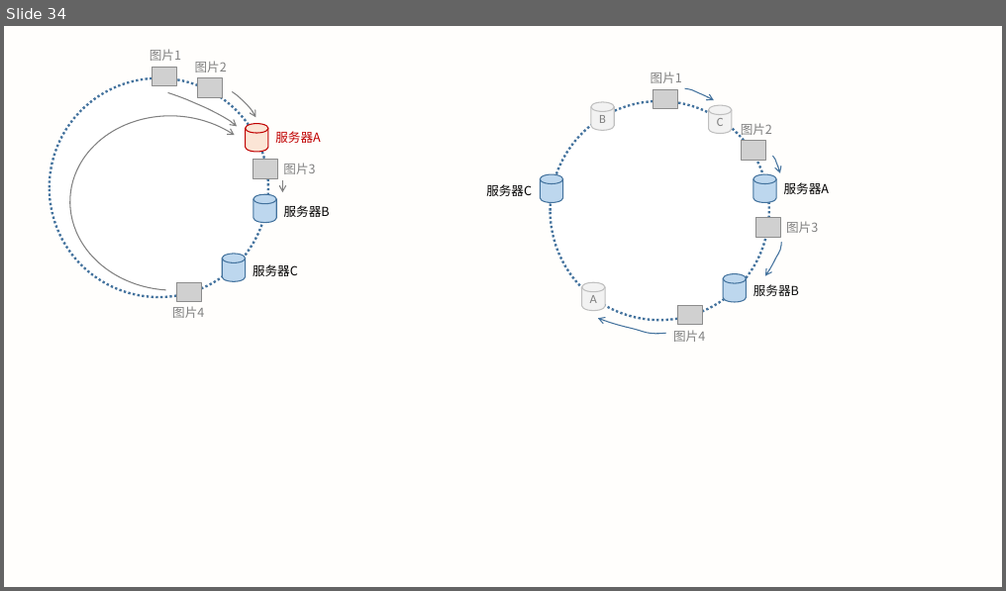
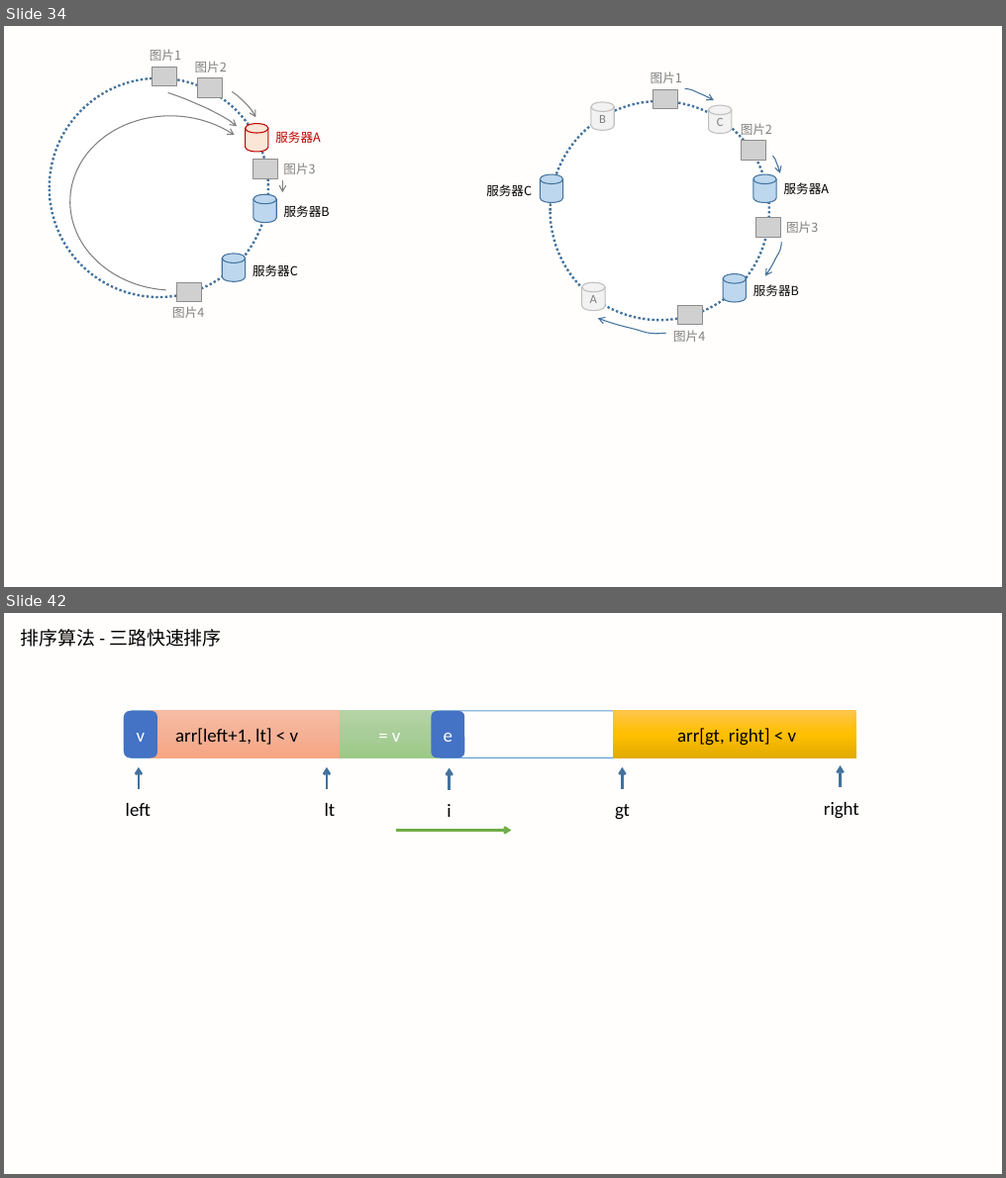
Before and after one commit to LXMAJS/Documents, a slide deck: ForceTree/数据结构和算法/数据结构与算法之美/Images/数据结构与算法之美_笔记配图.pptx. Shown one above the other, each under a label of ours: slide 34 before the commit, slides 34 and 42 after it; the slides between them are not shown. The pictures are 1006x591 and 1006x1178 pixels, drawn with LibreOffice and Linux fonts; fonts in the diff are those of the drawing; grey boxes stand for pictures. Boxes give left, top, right and bottom in pixels: in the first picture for what was removed or moved away, otherwise in the second. Text is boxed around its words. In the diff, an @@ line names an element or a change of style, - is before the commit and + after.

Commit message:
[feature] 算法复习-排序算法

```diff
--- a/ForceTree/数据结构和算法/数据结构与算法之美/Images/数据结构与算法之美_笔记配图.pptx
+++ b/ForceTree/数据结构和算法/数据结构与算法之美/Images/数据结构与算法之美_笔记配图.pptx
@@ slide 42 added at bbox=[4, 613, 1002, 1174], background #FFF2CC at 4% opacity @@
@@ text added at bbox=[20, 629, 221, 647], 18 pt, text #000000 @@
+排序算法 - 三路快速排序
@@ rounded rectangle added at bbox=[124, 711, 855, 759], outline #5B9BD5 1 pt @@
@@ rounded rectangle added at bbox=[124, 711, 157, 759], fill #4472C4, 18 pt, text #FFFFFF @@
+v
@@ rectangle added at bbox=[151, 710, 341, 759], fill gradient #F7BDA5 to #F5B196 to #F8A582 @@
@@ text added at bbox=[175, 728, 299, 745], 18 pt, text #000000 @@
+arr[left+1, lt] < v
@@ rectangle added at bbox=[340, 710, 439, 759], fill gradient #B5D5A7 to #AACE9A to #9CC987, 18 pt, text #FFFFFF @@
+= v
@@ rounded rectangle added at bbox=[432, 711, 465, 759], fill #4472C4, 18 pt, text #FFFFFF @@
+e
@@ rectangle added at bbox=[613, 710, 856, 759], fill gradient #FFC64B to #FFC000 to #E3AB00 @@
@@ text added at bbox=[677, 728, 797, 746], 18 pt, text #000000 @@
+arr[gt, right] < v
@@ arrow added from (139, 789) to (139, 767), #43739E 2.25 pt @@
@@ arrow added from (327, 789) to (327, 767), #43739E 2.25 pt @@
@@ arrow added from (450, 790) to (450, 768), #43739E 2.25 pt @@
@@ arrow added from (623, 789) to (623, 767), #43739E 2.25 pt @@
@@ arrow added from (841, 787) to (841, 765), #43739E 2.25 pt @@
@@ text added at bbox=[126, 803, 151, 816], 18 pt, text #000000 @@
+left
@@ text added at bbox=[325, 803, 336, 816], 18 pt, text #000000 @@
+lt
@@ text added at bbox=[447, 804, 450, 817], 18 pt, text #000000 @@
+i
@@ text added at bbox=[615, 804, 630, 820], 18 pt, text #000000 @@
+gt
@@ text added at bbox=[824, 802, 859, 819], 18 pt, text #000000 @@
+right
@@ arrow added from (396, 830) to (512, 830), #70AD47 2.25 pt @@
```
Also in this commit, not shown: 7 other slides added, 15 other files.
